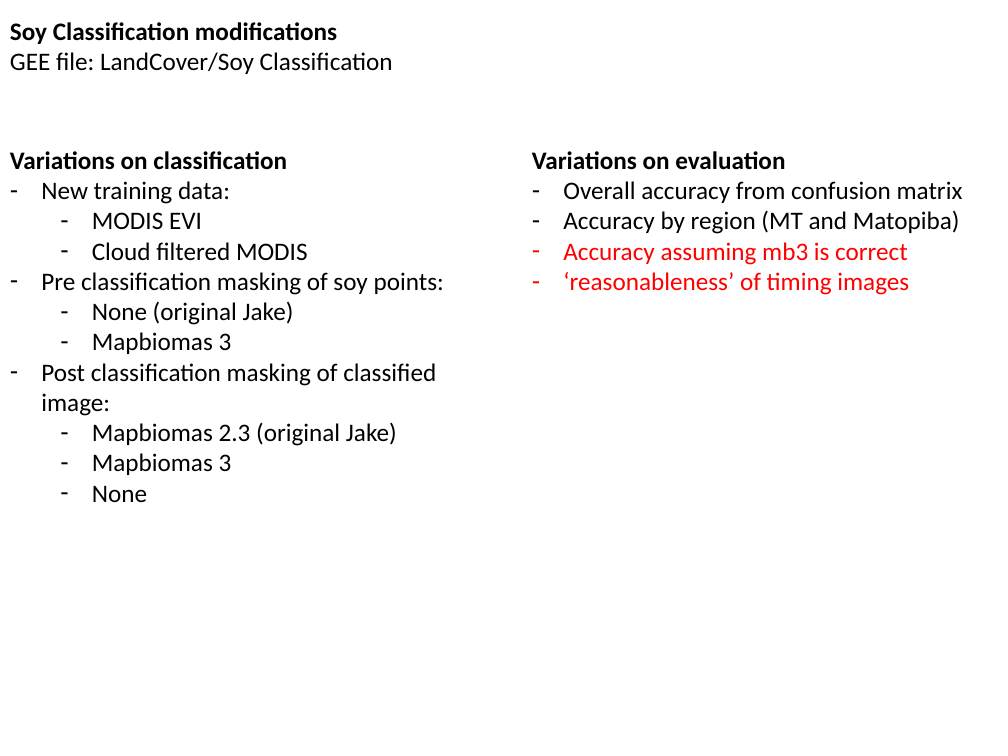
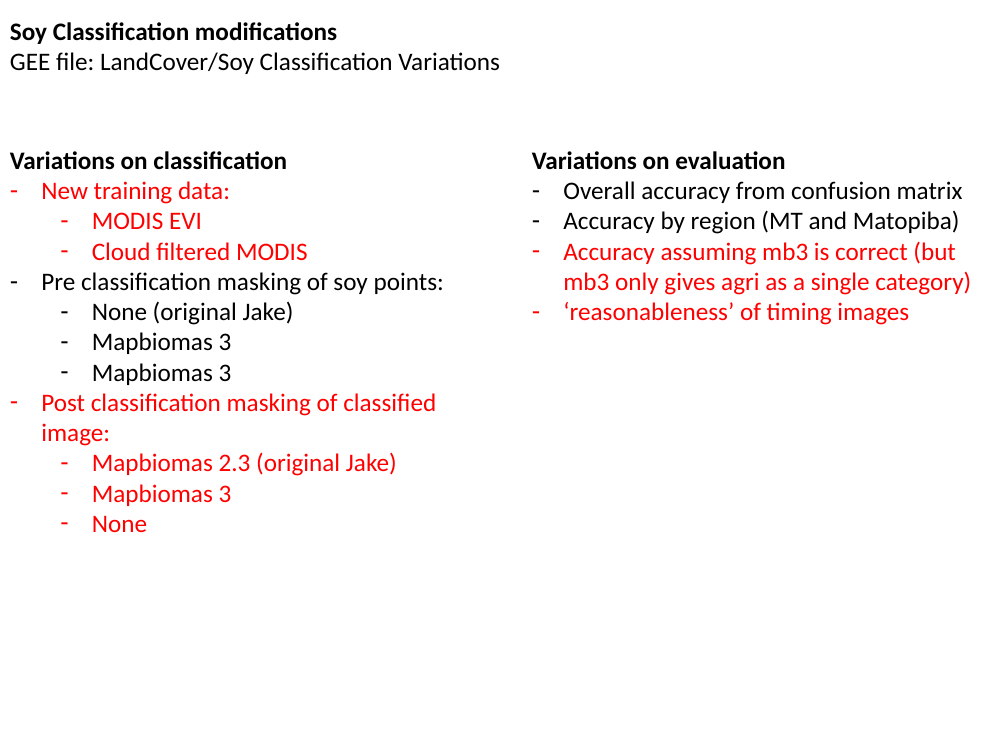
Before and after one commit to minghui-zhang/Meeting, a slide deck: slide 7 of January 19 2019.pptx. Drawn at 1008x756 pixels with LibreOffice and Linux fonts; fonts in the diff are those of the drawing. Boxes give left, top, right and bottom in pixels: in the first picture for what was removed or moved away, otherwise in the second. Text is boxed around its words. In the diff, an @@ line names an element or a change of style, - is before the commit and + after.

Commit message:
jan 5

```diff
--- a/January 19 2019.pptx
+++ b/January 19 2019.pptx
@@ text at <box>10,52,500,74</box>: text changed @@
-GEE file: LandCover/Soy Classification
+GEE file: LandCover/Soy Classification Variations
@@ text at <box>41,181,436,532</box>: text colour #000000 to #FF0000 in "New training data:", "MODIS EVI", "Cloud filtered MODIS", "Post classification masking of classified image:" and 3 more places @@
@@ text at <box>563,241,971,295</box>: text changed @@
-– Accuracy assuming mb3 is correct
+– Accuracy assuming mb3 is correct (but mb3 only gives agri as a single category)
@@ text at <box>92,363,232,385</box>: paragraph added @@
+  – Mapbiomas 3
```
Also in this commit, not shown: 3 slides added.
